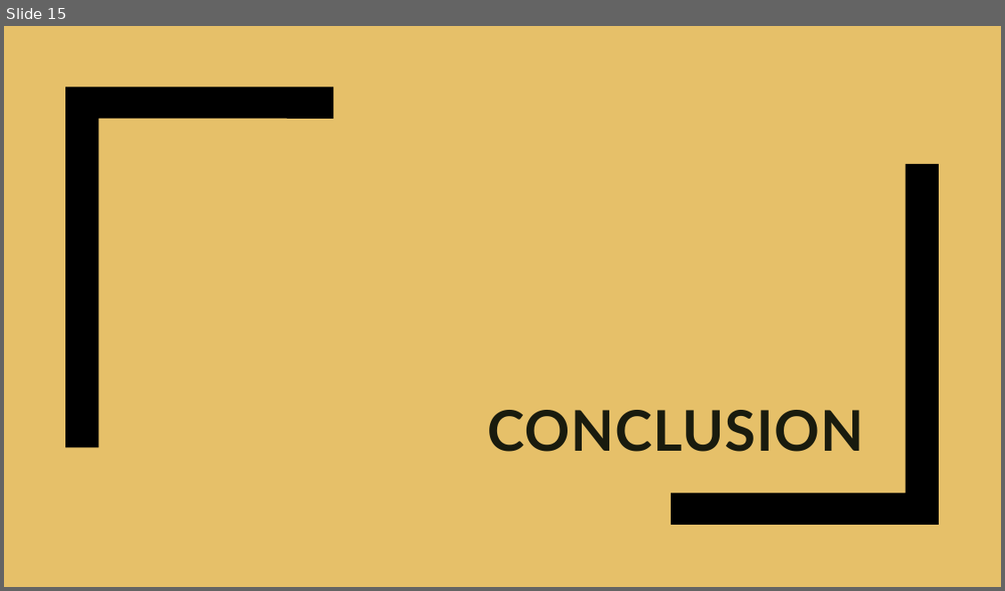
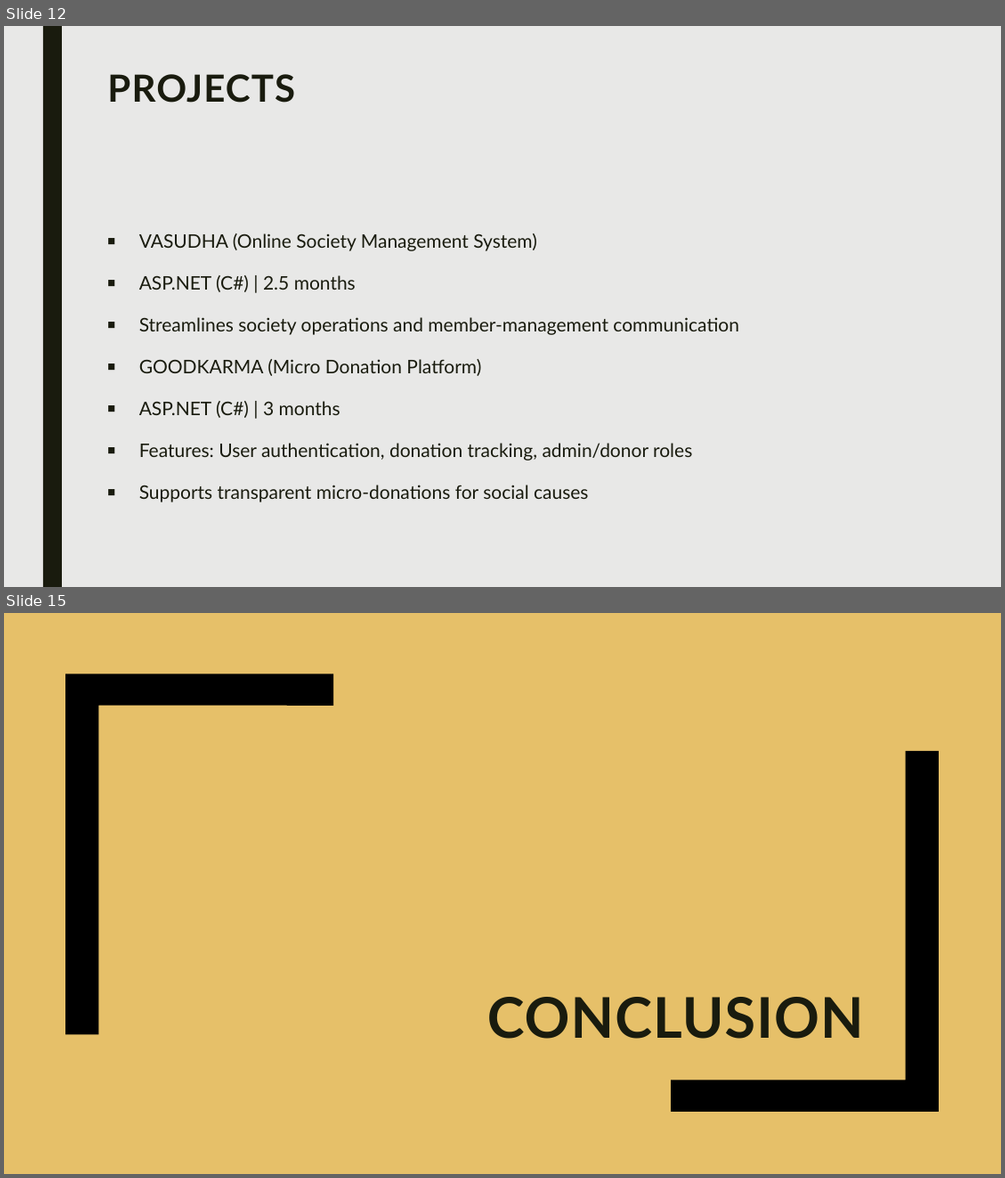
Before and after one commit to Sanyam33/Document-To-PPT-Converter, a slide deck: summary.pptx. Shown one above the other, each under a label of ours: slide 15 before the commit, slides 12 and 15 after it; the slides between them are not shown. The pictures are 1005x591 and 1005x1178 pixels, drawn with LibreOffice and Linux fonts; fonts in the diff are those of the drawing. Boxes give left, top, right and bottom in pixels: in the first picture for what was removed or moved away, otherwise in the second. Text is boxed around its words. In the diff, an @@ line names an element or a change of style, - is before the commit and + after.

```diff
--- a/summary.pptx
+++ b/summary.pptx
@@ slide 12 added at (4, 26, 1001, 587), background #E8E8E7 @@
@@ rectangle added at (43, 26, 62, 587), fill #191B0E @@
@@ title added at (107, 74, 295, 103), 36 pt, text #191B0E, bold @@
+PROJECTS
@@ text added at (139, 233, 739, 502), 18 pt, text #191B0E @@
+■ VASUDHA (Online Society Management System)
+■ ASP.NET (C#) | 2.5 months
+■ Streamlines society operations and member-management communication
+■ GOODKARMA (Micro Donation Platform)
+■ ASP.NET (C#) | 3 months
+■ Features: User authentication, donation tracking, admin/donor roles
+■ Supports transparent micro-donations for social causes
```
Also in this commit, not shown: 1 slide changed, 13 other slides added, 14 slides removed, 3 other files.
